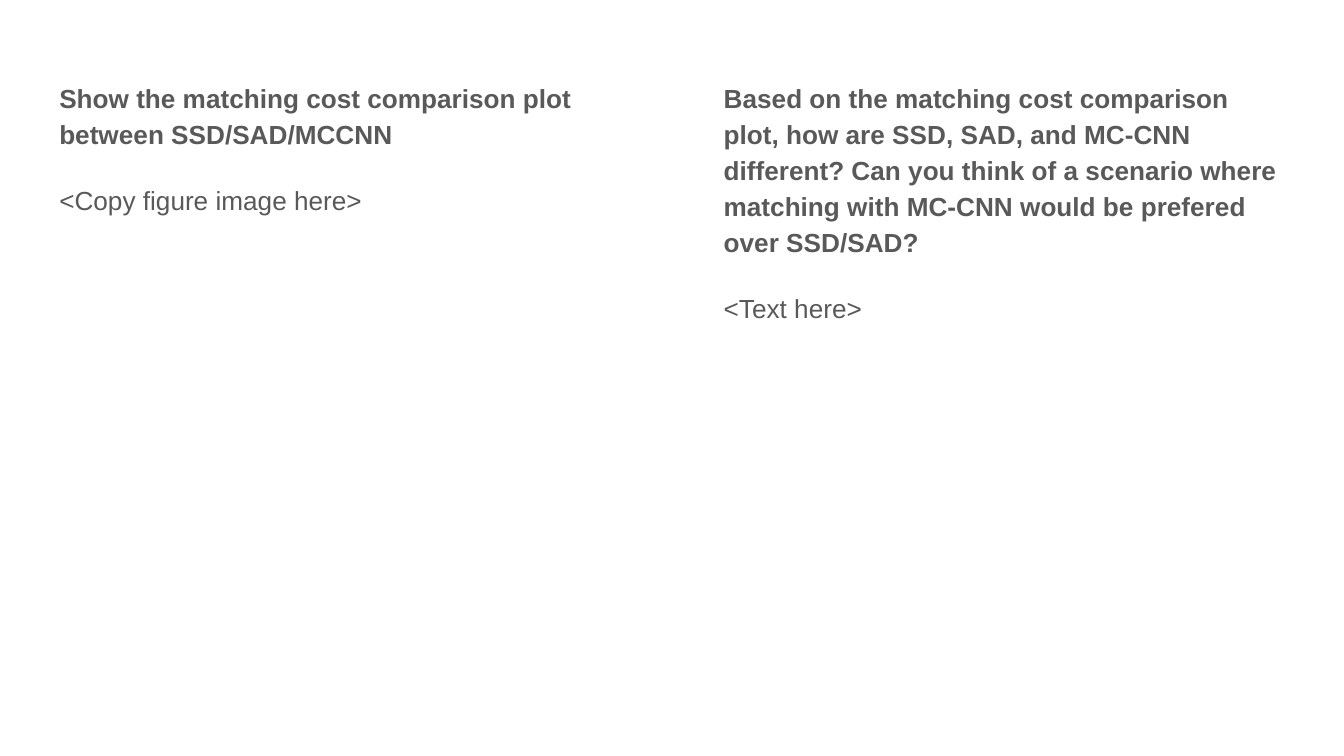
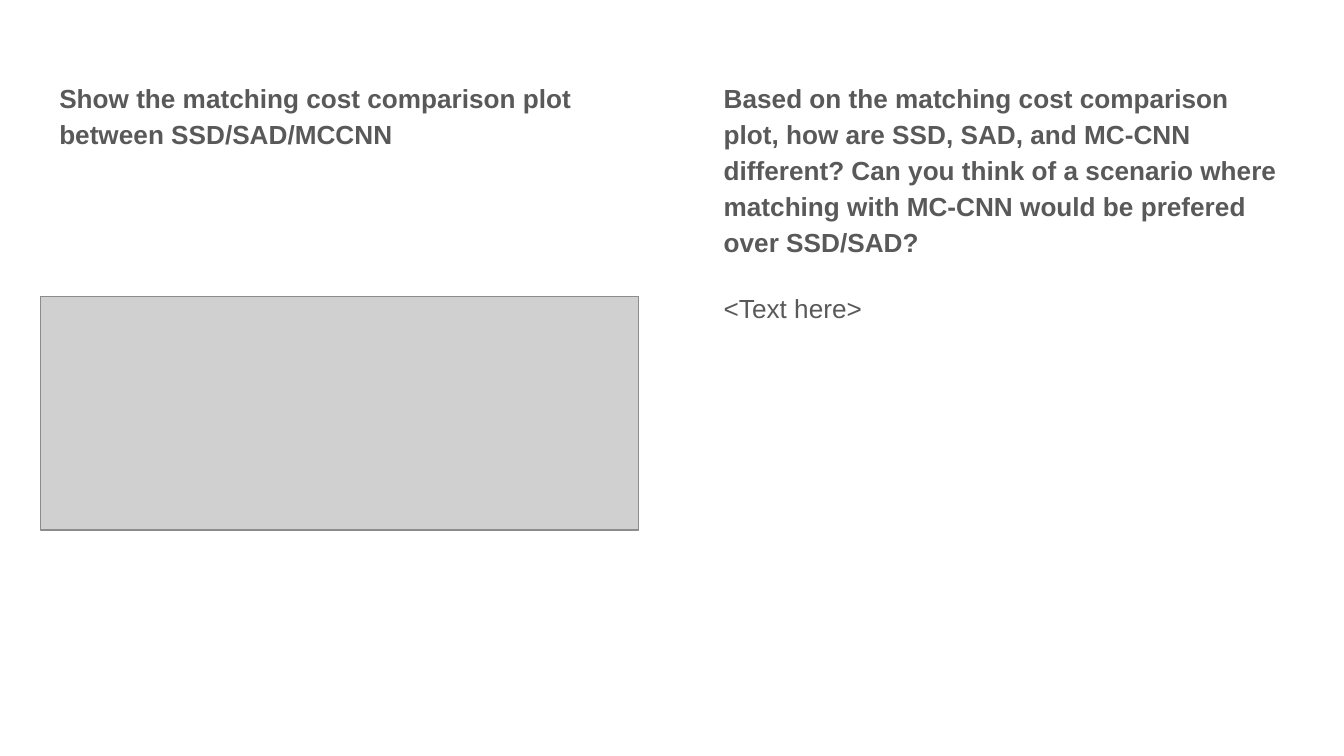
Before and after one commit to jielyugt/depth_estimation, a slide deck: slide 19 of proj4_template.pptx. Drawn at 1344x756 pixels with LibreOffice and Linux fonts; fonts in the diff are those of the drawing; grey boxes stand for pictures. Boxes give left, top, right and bottom in pixels: in the first picture for what was removed or moved away, otherwise in the second. Text is boxed around its words. In the diff, an @@ line names an element or a change of style, - is before the commit and + after.

```diff
--- a/proj4_template.pptx
+++ b/proj4_template.pptx
@@ text at bbox=[59, 191, 362, 216]: paragraph removed @@
-<Copy figure image here>
@@ picture added at bbox=[40, 297, 638, 531] @@
```
Also in this commit, not shown: 13 other slides changed.
